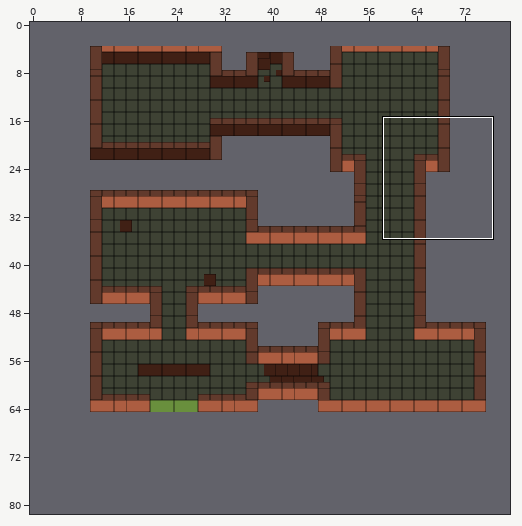
Tiled map, stored at assets/tiles/tuto.tmx. Above: a wide view before the commit, with the close-up outlined.
Close-up. First the earlier version:
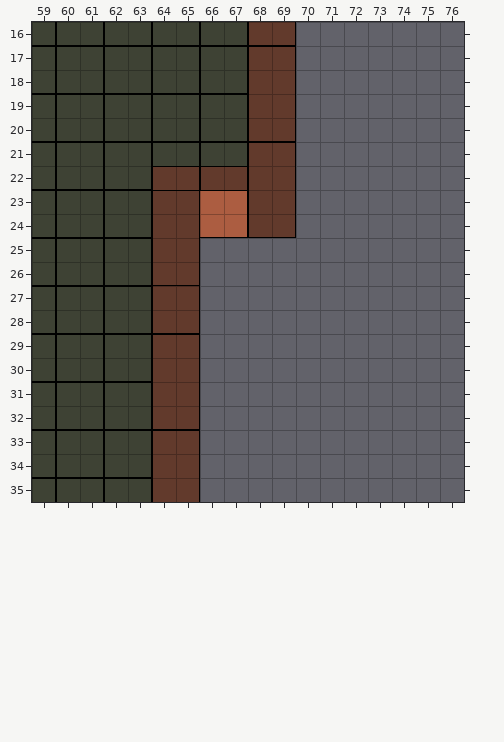
Cells are 16x16 px. Shown: x 59..76, y 16..35. The commit also changed other parts of the map, which this record leaves out. The old version is drawn lined up with the new one.
After:
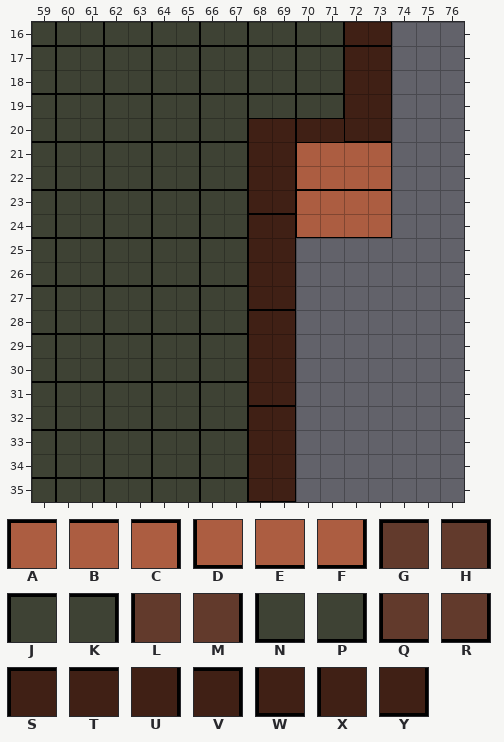
Key: from "carte_teste": A 0, B 1, C 3, D 11, E 12, F 14, G 22, H 23, J 24, K 25, L 33, M 34, N 35, P 36, Q 55, R 56, S 66, T 67, U 67 turned 90, V 69, W 77, X 78 turned 90, Y 80.
_ is an empty cell, . an unchanged one.
The edit:
map size 66x61 -> 80x82 cells (old content now starts at 10,4; both pictures use the new coordinates)
--- layer "sol"
@@ x 68..71 @@
-16 ____
-17 ____
-18 ____
-19 ____
+16 NPNP
+17 JKJK
+18 NPNP
+19 JKJK
@@ x 64..73 @@
-21 ......____
-22 ......____
-23 ____..____
-24 ____..____
-25 ____......
-26 ____......
-27 ____......
-28 ____......
-29 ____......
-30 ____......
-31 ____......
-32 ____......
-33 ____......
-34 ____......
-35 ____......
+21 ......ABBC
+22 ......DEEF
+23 JKJK..ABBC
+24 NPNP..DEEF
+25 JKJK......
+26 NPNP......
+27 JKJK......
+28 NPNP......
+29 JKJK......
+30 NPNP......
+31 JKJK......
+32 NPNP......
+33 JKJK......
+34 NPNP......
+35 JKJK......
--- layer "mur"
@@ x 64..73 @@
-16 ....QR..__
-17 ....GH..__
-18 ....LM..__
-19 ....LM..__
-20 ....QR____
-21 ....GH....
-22 GHGHLM....
-23 GHBCLM....
-24 LMEFQR....
-25 LM..__....
-26 QR..__....
-27 LM..__....
-28 QR..__....
-29 GH..__....
-30 LM..__....
-31 LM..__....
-32 QR..__....
-33 GH..__....
-34 LM..__....
-35 LM..__....
+16 ....__..WY
+17 ....__..SV
+18 ....__..XU
+19 ....__..XU
+20 ....SVSTWY
+21 ....XU....
+22 ____XU....
+23 ____WY....
+24 ____SV....
+25 __..XU....
+26 __..XU....
+27 __..WY....
+28 __..SV....
+29 __..XU....
+30 __..XU....
+31 __..WY....
+32 __..SV....
+33 __..XU....
+34 __..XU....
+35 __..WY....
Boxes around the changes in both close-ups, in picture pixels (x1, y1, x2, y2):
changed: (153, 22, 392, 502)
